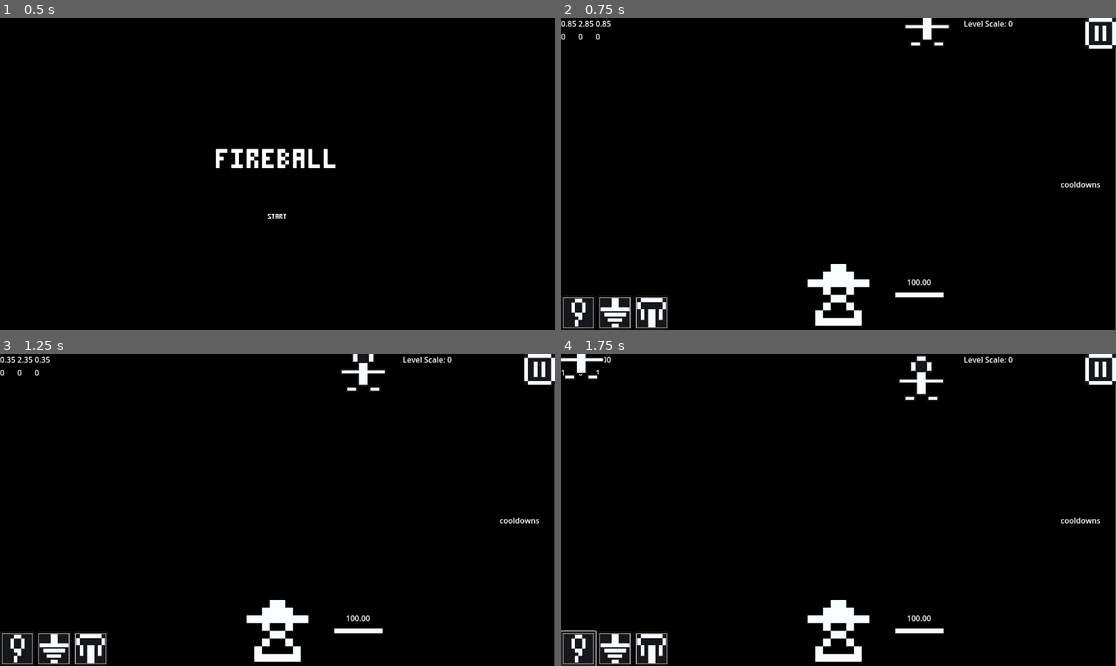
Above: before the commit, frames 1-4 (two rows, left to right).
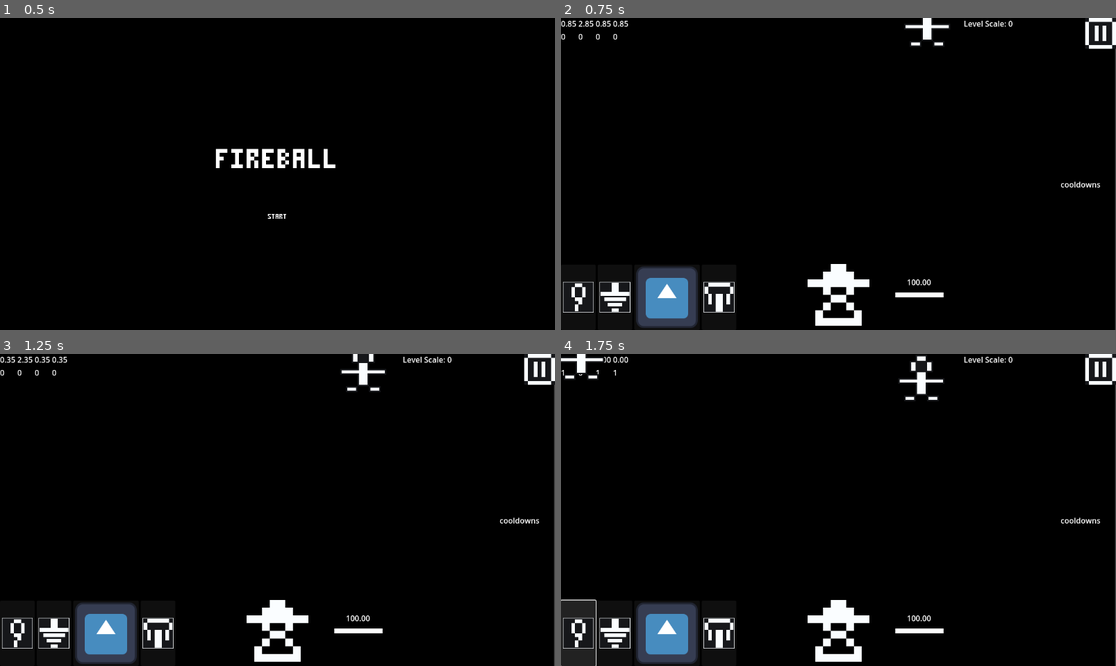
Above: after the commit, the same moments.

Repository: ThomasApplewhite/FIREBALL-Prototype
Game: Godot game, scene res://Source/GameScenes/MainMenu.tscn
Two runs of this game, one before a commit and one after it. Both use one fixed random seed, a clock stepped at 60 frames per second and the inputs below. The engine's default icon, where the game draws it, is replaced by a stand-in: a white triangle on a blue panel in a dark square.
Inputs (mouse positions are in pixels of both pictures, inside the frame that each line leads up to):
- Up to frame 1 (0.5 s): no input
- Up to frame 2 (0.75 s): click "[center]START[/center]" at 0.5 s
- Up to frame 3 (1.25 s): no input
- Up to frame 4 (1.75 s): click (577, 647) at 1.27 s

Frame 1 is identical in both runs. In frame 2, 3.8% of the frame differs, in the area x 0-32%, y 0-100%; in frame 3, 3.7%; in frame 4, 4.1%.

Commit message:
Added Twist of Fate and its Behavior

Diff:
--- /dev/null
+++ b/Assets/Spells/SpellData/twist_of_fate_spell_data.tres
@@ -0,0 +1,16 @@
+[gd_resource type="Resource" script_class="SpellData" load_steps=4 format=3 uid="uid://cg4wpjso1mh2a"]
+
+[ext_resource type="Texture2D" uid="uid://bi23ey7rnwkoi" path="res://icon.svg" id="1_4pvra"]
+[ext_resource type="Script" path="res://Source/Utils/spell_data.gd" id="1_gd726"]
+[ext_resource type="PackedScene" uid="uid://bi2tt6fxhiybq" path="res://Source/Spells/twist_of_fate_spell.tscn" id="2_7t1bv"]
+
+[resource]
+script = ExtResource("1_gd726")
+name = "Twist of Fate"
+icon = ExtResource("1_4pvra")
+packed_spell = ExtResource("2_7t1bv")
+cooldown = 1.0
+global_cooldown_change = 1.0
+health_cost = 0.0
+damage = 200.0
+speed = 0.0
--- /dev/null
+++ b/Assets/Spells/TwistOfFate/twist_of_fate_frames.tres
@@ -0,0 +1,30 @@
+[gd_resource type="SpriteFrames" load_steps=6 format=3 uid="uid://bcyqjjko16xt8"]
+
+[ext_resource type="Texture2D" uid="uid://bi23ey7rnwkoi" path="res://icon.svg" id="1_e7ut8"]
+[ext_resource type="Texture2D" uid="uid://qm3imuir4fe6" path="res://PlayerIcon.png" id="2_2bvaj"]
+[ext_resource type="Texture2D" uid="uid://ckbkt1riqg5mw" path="res://Assets/Icons/ZapSpellIcon.png" id="3_vh0o3"]
+[ext_resource type="Texture2D" uid="uid://cfrvkiqia8orv" path="res://Assets/Icons/MagicTopSpellIcon.png" id="4_gxlvv"]
+[ext_resource type="Texture2D" uid="uid://30g2d3kkooy6" path="res://Assets/Icons/FireballSpellIcon.png" id="5_w3hi0"]
+
+[resource]
+animations = [{
+"frames": [{
+"duration": 1.0,
+"texture": ExtResource("1_e7ut8")
+}, {
+"duration": 1.0,
+"texture": ExtResource("2_2bvaj")
+}, {
+"duration": 1.0,
+"texture": ExtResource("3_vh0o3")
+}, {
+"duration": 1.0,
+"texture": ExtResource("4_gxlvv")
+}, {
+"duration": 1.0,
+"texture": ExtResource("5_w3hi0")
+}],
+"loop": true,
+"name": &"twist",
+"speed": 5.0
+}]
--- a/Source/Player/player.tscn
+++ b/Source/Player/player.tscn
@@ -1,10 +1,14 @@
-[gd_scene load_steps=7 format=3 uid="uid://cdb8bmcb68xps"]
+[gd_scene load_steps=11 format=3 uid="uid://cdb8bmcb68xps"]
 
 [ext_resource type="Texture2D" uid="uid://dgyaktecbg6ip" path="res://Assets/Player/Player_Large.png" id="1_2hu3t"]
 [ext_resource type="PackedScene" uid="uid://dqhluqo06p4b3" path="res://Source/Player/player_functionality.tscn" id="2_4gyl4"]
 [ext_resource type="PackedScene" uid="uid://dbnrjfvelxmbi" path="res://Source/Functionality/health_counter.tscn" id="5_j5vxp"]
 [ext_resource type="PackedScene" uid="uid://b6iw75rfsoiqy" path="res://Source/Functionality/health_regenerator.tscn" id="5_lb4yr"]
+[ext_resource type="Resource" uid="uid://dedrdyxv5pma6" path="res://Assets/Spells/SpellData/stub_spell_data.tres" id="5_yasrn"]
+[ext_resource type="Resource" uid="uid://c1v47eymax6vh" path="res://Assets/Spells/SpellData/magic_top_spell_data.tres" id="6_ensdb"]
 [ext_resource type="PackedScene" uid="uid://xo43g1fmqpao" path="res://Source/SpellProvider/spell_provider.tscn" id="6_o616n"]
+[ext_resource type="Resource" uid="uid://cg4wpjso1mh2a" path="res://Assets/Spells/SpellData/twist_of_fate_spell_data.tres" id="7_7fv6f"]
+[ext_resource type="Resource" uid="uid://c2jqoxy3lnyv7" path="res://Assets/Spells/SpellData/fireball_spell_data.tres" id="8_gc8mr"]
 
 [sub_resource type="RectangleShape2D" id="RectangleShape2D_y4rvp"]
 size = Vector2(128, 128)
@@ -31,6 +35,7 @@
 position = Vector2(168, 0)
 
 [node name="SpellProvider" parent="." instance=ExtResource("6_o616n")]
+spell_datas = Array[Resource("res://Source/Utils/spell_data.gd")]([ExtResource("5_yasrn"), ExtResource("6_ensdb"), ExtResource("7_7fv6f"), ExtResource("8_gc8mr")])
 
 [node name="HealthRegenerator" parent="." node_paths=PackedStringArray("health") instance=ExtResource("5_lb4yr")]
 health = NodePath("../HealthCounter")
--- /dev/null
+++ b/Source/Spells/twist_of_fate_spell.gd
@@ -0,0 +1,50 @@
+extends Node2D
+
+@export
+var spell_range : float
+@export_flags_2d_physics
+var enemy_collision_layer : int
+@export
+var anim_name = "twist"
+
+@onready
+var spell_func = $SpellFuncationality
+@onready
+var spell_anim = $AnimatedSprite2D
+
+
+func create_raycast_params():
+	return PhysicsRayQueryParameters2D.create(
+		global_position,
+		global_position + (-global_transform.y * spell_range),
+		enemy_collision_layer
+	)
+
+
+func raycast_for_damage():
+	var hit_enemy = get_world_2d().direct_space_state.intersect_ray(create_raycast_params())
+
+	#print("Raycast: %v -> %v" % [global_position, global_position + (global_transform.y * spell_range)])
+
+	if hit_enemy:
+		global_transform.y = Vector2.UP
+		global_transform.x = Vector2.RIGHT
+		global_position = hit_enemy.position
+
+		spell_anim.play(anim_name)
+
+		spell_func.spell_damage.damage_node(hit_enemy.collider)
+	else:
+		queue_free()
+
+
+func _on_spell_funcationality_spell_launched():
+	raycast_for_damage()
+
+
+func _on_animated_sprite_2d_animation_finished():
+	queue_free()
+
+
+func _on_animated_sprite_2d_animation_looped():
+	queue_free()
--- /dev/null
+++ b/Source/Spells/twist_of_fate_spell.tscn
@@ -0,0 +1,20 @@
+[gd_scene load_steps=4 format=3 uid="uid://bi2tt6fxhiybq"]
+
+[ext_resource type="Script" path="res://Source/Spells/twist_of_fate_spell.gd" id="1_a2wef"]
+[ext_resource type="PackedScene" uid="uid://bf7t2l6ea2juh" path="res://Source/Functionality/spell_funcationality.tscn" id="1_kafq6"]
+[ext_resource type="SpriteFrames" uid="uid://bcyqjjko16xt8" path="res://Assets/Spells/TwistOfFate/twist_of_fate_frames.tres" id="3_c7b8q"]
+
+[node name="TwistOfFateSpell" type="Node2D"]
+script = ExtResource("1_a2wef")
+spell_range = 1000.0
+enemy_collision_layer = 2
+
+[node name="SpellFuncationality" parent="." instance=ExtResource("1_kafq6")]
+
+[node name="AnimatedSprite2D" type="AnimatedSprite2D" parent="."]
+sprite_frames = ExtResource("3_c7b8q")
+animation = &"twist"
+
+[connection signal="spell_launched" from="SpellFuncationality" to="." method="_on_spell_funcationality_spell_launched"]
+[connection signal="animation_finished" from="AnimatedSprite2D" to="." method="_on_animated_sprite_2d_animation_finished"]
+[connection signal="animation_looped" from="AnimatedSprite2D" to="." method="_on_animated_sprite_2d_animation_looped"]
Not shown, changed: Docs/Home/DevelopmentDocs/SpellDevelopmentToDos.txt
